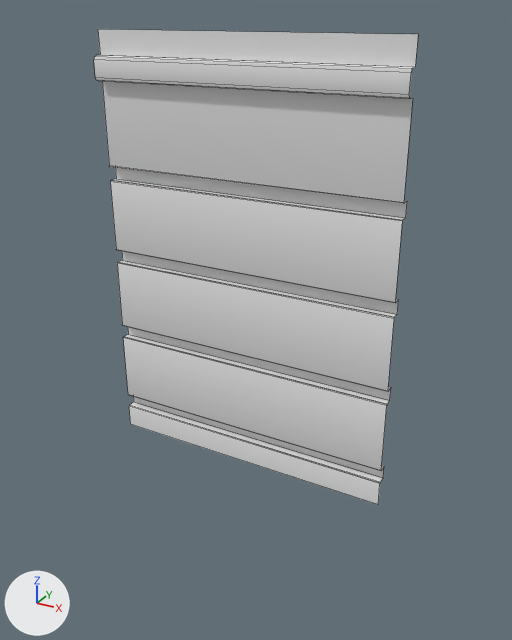
The FBX model TesisDV/Assets/Models/Models/NewHome/Upper_Wall.fbx: old version first, new version second.
Before and after are seen from a 50 mm camera at (-2.32, -9.22, 14.27) aimed at (-7.44, 0.1, 9.61). Arrows for +X, +Y and +Z are at lower left; the lights stay in place. Mesh edges are drawn as thin lines.

Before the edit, the objects in view are built like this:
```python
me_mesh = bpy.data.meshes.new('Mesh')
me_mesh.from_pydata(...)  # 84 vertices, 41 faces; spans x -2.52..2.48, y -0.22..0.08, z -3.55..3.49
me_mesh.materials.append(mat_03___default)  # its picture is missing
# before: 0 (2.48, -0.07, -3.55) at pixel (378, 504), 1 (-2.52, -0.07, -3.55) at pixel (130, 424)
ob_upper_wall006 = bpy.data.objects.new('Upper_Wall006', me_mesh)
ob_upper_wall006.location = (-7.55, -0.04, 10.49)
```
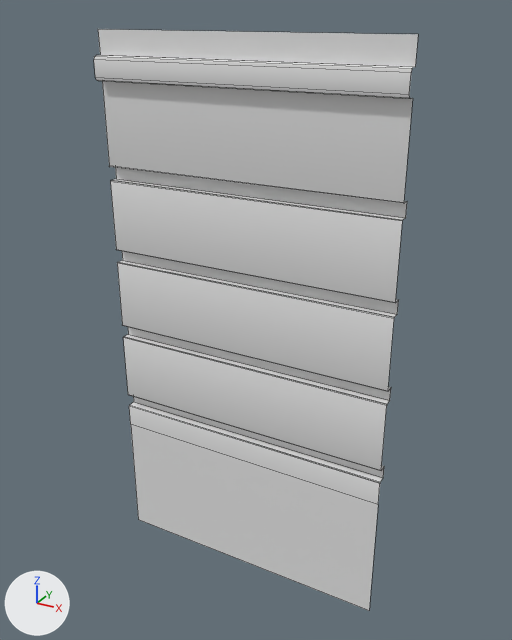
Commit message: Update exteriorWalls

The change, as a diff of the scene's bpy script:
```diff
--- a/TesisDV/Assets/Models/Models/NewHome/Upper_Wall.fbx.py
+++ b/TesisDV/Assets/Models/Models/NewHome/Upper_Wall.fbx.py
@@ me_mesh @@
 me_mesh.from_pydata(...)  # 84 vertices, 41 faces; spans x -2.52..2.48, y -0.22..0.08, z -3.55..3.49
 # used by ob_upper_wall006; location = (-7.55, -0.04, 10.49)
 # verts and faces of me_mesh; kept vertices keep their numbers, new ones are numbered from 84
+# me_mesh part 1
+verts[84] = (2.48, -0.07, -5.83)  # pixel (369, 610)
+verts[85] = (-2.52, -0.07, -5.83)  # pixel (138, 519)
+faces += [(0, 1, 85, 84)]
 me_mesh.materials.append(mat_03___default)
```

What differs and where, as boxes (x1, y1, x2, y2) in the pictures (512 x 640 px):
'Upper_Wall006', reshaped (22% taller)
    before: (94, 29, 418, 504)
    after: (94, 29, 418, 611)
part 1 of me_mesh, added
    after: (131, 425, 378, 611)
